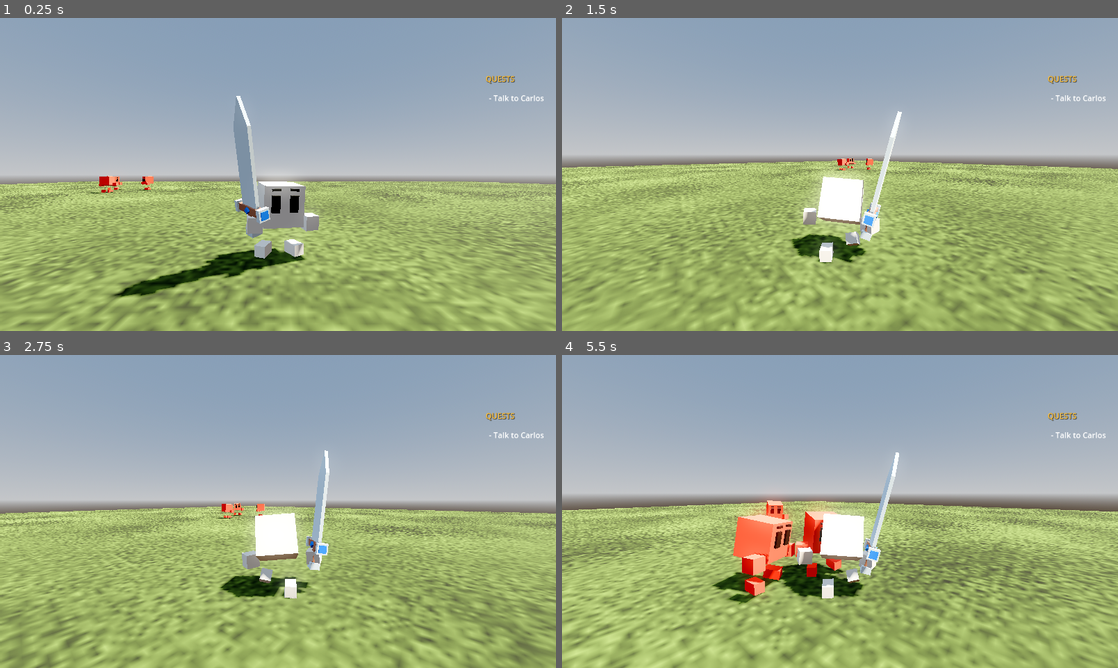
Above: before the commit, frames 1-4 (two rows, left to right).
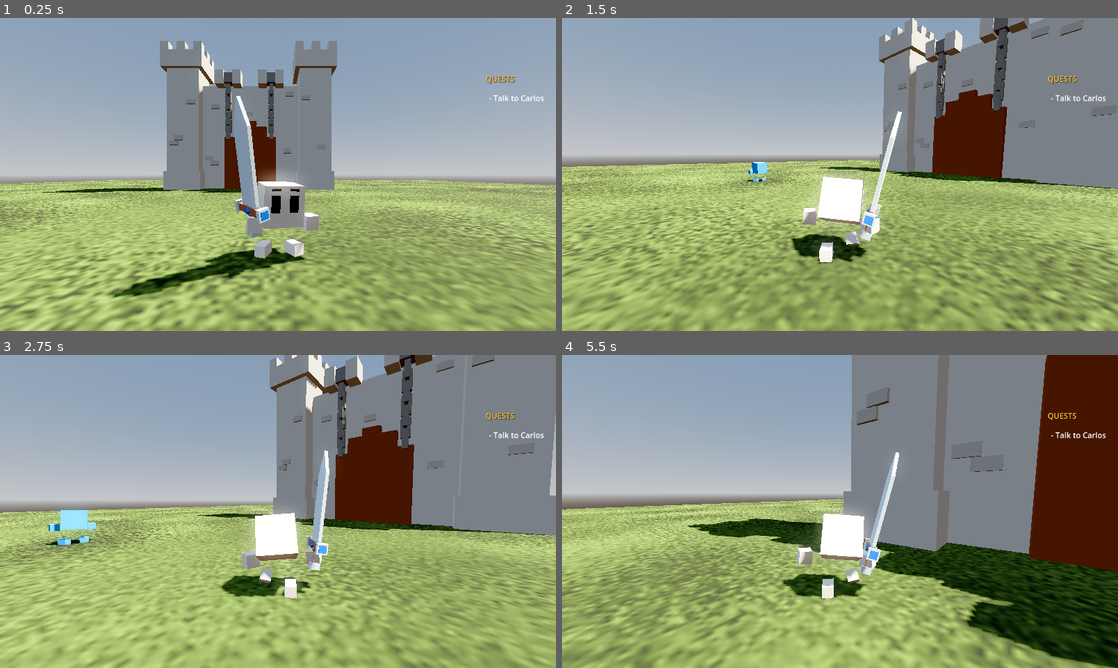
Above: after the commit, the same moments.

Repository: RafaelSPBarbosa/rpg-game-01
Game: Godot game, scene res://scenes/main.tscn
The game is run twice, just before and just after one commit, with the same random seed, the same clock (stepped at 60 frames per second) and the same inputs.
Inputs (mouse positions are in pixels of both pictures, inside the frame that each line leads up to):
- Up to frame 1 (0.25 s): no input
- Up to frame 2 (1.5 s): move the mouse to (962, 158) at 0.52 s; press the mouse at (962, 158) at 0.53 s; hold D (move_right) 0.53-1.28 s; tap E (interact) at 0.8, 1.35 s; move the mouse to (812, 174) at 1.27 s; release the mouse at (812, 174) at 1.28 s; hold W (move_forward) from 1.28 s (still down)
- Up to frame 3 (2.75 s): keep holding W (move_forward); click (250, 511) at 1.55 s; move the mouse to (289, 505) at 2.02 s; press the mouse at (289, 505) at 2.03 s; tap E (interact) at 2.3 s
- Up to frame 4 (5.5 s): keep holding W (move_forward); move the mouse to (834, 517) at 2.77 s; release the mouse at (834, 517) at 2.78 s; tap E (interact) at 2.85, 3.8, 4.35, 5.3 s; click (834, 517) at 3.05 s; move the mouse to (878, 514) at 3.52 s; press the mouse at (878, 514) at 3.53 s; move the mouse to (795, 508) at 4.27 s; release the mouse at (795, 508) at 4.28 s; click (795, 508) at 4.55 s; move the mouse to (845, 511) at 5.02 s; press the mouse at (845, 511) at 5.03 s

The runs differ from the first frame. In frame 1, 31% of the frame differs, in the area x 0-100%, y 7-100%; in frame 2, 40%; in frame 3, 44%; in frame 4, 57%, in the area x 0-100%, y 0-100%.

Commit message:
Added Gate

Diff:
--- /dev/null
+++ b/Scripts/Levels/Animatable_Structure.gd
@@ -0,0 +1,10 @@
+extends Node3D
+class_name Animatable_Structure
+
+@onready var animation_player = $AnimationPlayer
+@export var animation_name: String = ""
+@onready var sound = $Sound
+
+func play():
+	animation_player.play(animation_name)
+	sound.play()
--- a/Scripts/NPCs/villager.gd
+++ b/Scripts/NPCs/villager.gd
@@ -14,6 +14,7 @@
 
 @export var next_villager: Node3D = null
 @export var start_enabled: bool = true
+@export var animatable_structure: Animatable_Structure = null
 
 @export var lines: Array[String] = []
 @onready var cur_line := 0
@@ -72,6 +73,8 @@
 				UI.instance.dialog_panel.end()
 				if quest != "":
 					UI.instance.quests.change_quest(quest)
+				if animatable_structure != null:
+					animatable_structure.play()
 				if next_villager != null:
 					next_villager.set_process(true)
 					next_villager.set_physics_process(true)
--- /dev/null
+++ b/Sources/Meshes/Level/Village/Gate/gate_animation_library.tres
@@ -0,0 +1,10 @@
+[gd_resource type="AnimationLibrary" load_steps=3 format=3 uid="uid://bnn8m8qjxv4a0"]
+
+[ext_resource type="Animation" uid="uid://bd30w8m4o6bgo" path="res://Sources/Meshes/Level/Village/Gate/gate_open.tres" id="1_vweiw"]
+[ext_resource type="Animation" uid="uid://bdsifpamny5m3" path="res://Sources/Meshes/Level/Village/Gate/gate_close.tres" id="2_0scua"]
+
+[resource]
+_data = {
+&"gate_close": ExtResource("2_0scua"),
+&"gate_open": ExtResource("1_vweiw")
+}
--- /dev/null
+++ b/Sources/Meshes/Level/Village/Gate/gate_close.tres
@@ -0,0 +1,3 @@
+[gd_resource type="Animation" format=3 uid="uid://bdsifpamny5m3"]
+
+[resource]
--- /dev/null
+++ b/Sources/Meshes/Level/Village/Gate/gate_open.tres
@@ -0,0 +1,25 @@
+[gd_resource type="Animation" format=3 uid="uid://bd30w8m4o6bgo"]
+
+[resource]
+length = 3.0
+tracks/0/type = "position_3d"
+tracks/0/imported = false
+tracks/0/enabled = true
+tracks/0/path = NodePath("Door")
+tracks/0/interp = 2
+tracks/0/loop_wrap = true
+tracks/0/keys = PackedFloat32Array(0, 1, 0, 1.16896, 0, 2.66667, 1, 0, 4.16899, 0, 2.96667, 1, 0, 5.62691, 0)
+tracks/1/type = "scale_3d"
+tracks/1/imported = false
+tracks/1/enabled = true
+tracks/1/path = NodePath("Chains")
+tracks/1/interp = 2
+tracks/1/loop_wrap = true
+tracks/1/keys = PackedFloat32Array(0, 1, 100, 100, 123.232, 2.63333, 1, 100, 100, 63.8949, 2.93333, 1, 100, 100, 38.0823)
+tracks/2/type = "position_3d"
+tracks/2/imported = false
+tracks/2/enabled = true
+tracks/2/path = NodePath("Door/AnimatableBody3D/CollisionShape3D")
+tracks/2/interp = 1
+tracks/2/loop_wrap = true
+tracks/2/keys = PackedFloat32Array(0, 1, -4.65661e-10, 0.00706336, 0.0276343, 2.96667, 1, -4.65661e-10, 0.00706336, 0.098473)
--- a/scenes/main.tscn
+++ b/scenes/main.tscn
@@ -1,12 +1,16 @@
-[gd_scene load_steps=36 format=3 uid="uid://c56eo8bxo8rfm"]
+[gd_scene load_steps=44 format=3 uid="uid://c56eo8bxo8rfm"]
 
 [ext_resource type="Material" uid="uid://bbpq7sqphowlw" path="res://Sources/Materials/gray.tres" id="1_o5qli"]
 [ext_resource type="Material" uid="uid://j4c4es30vthd" path="res://Sources/Materials/grass.tres" id="2_0wfyh"]
 [ext_resource type="AudioStream" uid="uid://d1qrcvspy4gn3" path="res://Sources/Audio/forest-ambience.mp3" id="2_jkv2x"]
 [ext_resource type="AudioStream" uid="uid://cvemset3trwte" path="res://Sources/Music/music-cozy.mp3" id="3_jbj1t"]
 [ext_resource type="Script" uid="uid://b03io5xk8qkyb" path="res://Scripts/Player/Player.gd" id="3_jyhfs"]
+[ext_resource type="PackedScene" uid="uid://cdw13eeqsc3qx" path="res://Sources/Meshes/Level/Village/Gate/Gate.fbx" id="4_pm3ni"]
 [ext_resource type="Script" uid="uid://ck0jeoayjtnu7" path="res://Scripts/Player/PlayerMovement.gd" id="4_tbgi4"]
 [ext_resource type="Script" uid="uid://c1gfibua1ldhh" path="res://Scripts/Player/PlayerCamera.gd" id="4_tefeu"]
+[ext_resource type="Script" uid="uid://dedqvle1m0htc" path="res://Scripts/Levels/Animatable_Structure.gd" id="5_og1vs"]
+[ext_resource type="AnimationLibrary" uid="uid://bnn8m8qjxv4a0" path="res://Sources/Meshes/Level/Village/Gate/gate_animation_library.tres" id="5_y6deb"]
+[ext_resource type="AudioStream" uid="uid://k0npbjbm383b" path="res://Sources/Audio/gate-open.mp3" id="7_2wyq8"]
 [ext_resource type="PackedScene" uid="uid://5dbt6htr12sg" path="res://Sources/Meshes/Weapons/Swords/Sword_Basic.fbx" id="7_choun"]
 [ext_resource type="Script" uid="uid://xnn6yc5vklyr" path="res://Scripts/character_skin.gd" id="7_o6xl0"]
 [ext_resource type="Script" uid="uid://c5a22yp7mejn0" path="res://Scripts/Player/PlayerCombat.gd" id="8_85g3d"]
@@ -28,6 +32,41 @@
 [sub_resource type="BoxShape3D" id="BoxShape3D_tefeu"]
 size = Vector3(1, 0.001, 1)
 
+[sub_resource type="BoxShape3D" id="BoxShape3D_og1vs"]
+size = Vector3(0.0606982, 0.0425195, 0.185)
+
+[sub_resource type="BoxShape3D" id="BoxShape3D_2wyq8"]
+size = Vector3(0.058, 0.00981714, 0.075667)
+
+[sub_resource type="Animation" id="Animation_y6deb"]
+length = 0.001
+tracks/0/type = "position_3d"
+tracks/0/imported = false
+tracks/0/enabled = true
+tracks/0/path = NodePath("Door")
+tracks/0/interp = 1
+tracks/0/loop_wrap = true
+tracks/0/keys = PackedFloat32Array(0, 1, 0, 1.16896, 0)
+tracks/1/type = "scale_3d"
+tracks/1/imported = false
+tracks/1/enabled = true
+tracks/1/path = NodePath("Chains")
+tracks/1/interp = 1
+tracks/1/loop_wrap = true
+tracks/1/keys = PackedFloat32Array(0, 1, 100, 100, 123.232)
+tracks/2/type = "position_3d"
+tracks/2/imported = false
+tracks/2/enabled = true
+tracks/2/path = NodePath("Door/AnimatableBody3D/CollisionShape3D")
+tracks/2/interp = 1
+tracks/2/loop_wrap = true
+tracks/2/keys = PackedFloat32Array()
+
+[sub_resource type="AnimationLibrary" id="AnimationLibrary_og1vs"]
+_data = {
+&"RESET": SubResource("Animation_y6deb")
+}
+
 [sub_resource type="ProceduralSkyMaterial" id="ProceduralSkyMaterial_sgp6g"]
 sun_curve = 0.409812
 
@@ -112,6 +151,46 @@
 playback_type = 1
 parameters/looping = true
 
+[node name="Village" type="Node3D" parent="Game_CanvasLayer/World"]
+
+[node name="Gate" parent="Game_CanvasLayer/World/Village" instance=ExtResource("4_pm3ni")]
+transform = Transform3D(-1, 0, 8.74228e-08, 0, 1, 0, -8.74228e-08, 0, -1, -0.298789, -0.176333, -5.06144)
+script = ExtResource("5_og1vs")
+animation_name = "gate_animation_library/gate_open"
+
+[node name="StaticBody3D" type="StaticBody3D" parent="Game_CanvasLayer/World/Village/Gate/Structure" index="0"]
+
+[node name="CollisionShape3D" type="CollisionShape3D" parent="Game_CanvasLayer/World/Village/Gate/Structure/StaticBody3D"]
+transform = Transform3D(1, 2.13163e-14, 8.47033e-22, -4.9738e-14, 1, -2.84217e-14, -4.23516e-20, 2.84217e-14, 1, 0.0606705, -0.000971306, 0.0813824)
+shape = SubResource("BoxShape3D_og1vs")
+
+[node name="CollisionShape3D2" type="CollisionShape3D" parent="Game_CanvasLayer/World/Village/Gate/Structure/StaticBody3D"]
+transform = Transform3D(1, 2.13163e-14, 8.47033e-22, -4.9738e-14, 1, -2.84217e-14, -4.23516e-20, 2.84217e-14, 1, -0.061, -0.001, 0.081)
+shape = SubResource("BoxShape3D_og1vs")
+
+[node name="Door" parent="Game_CanvasLayer/World/Village/Gate" index="1"]
+transform = Transform3D(100, 0, 0, 0, -1.19209e-05, 100, 0, -100, -1.19209e-05, 0, 1.16896, 0)
+
+[node name="AnimatableBody3D" type="AnimatableBody3D" parent="Game_CanvasLayer/World/Village/Gate/Door" index="0"]
+
+[node name="CollisionShape3D" type="CollisionShape3D" parent="Game_CanvasLayer/World/Village/Gate/Door/AnimatableBody3D"]
+transform = Transform3D(1, 4.9738e-14, 3.11708e-19, -4.9738e-14, 1, -9.23706e-14, -5.72594e-19, 9.23706e-14, 1, 0, 0, 0)
+shape = SubResource("BoxShape3D_2wyq8")
+
+[node name="Chains" parent="Game_CanvasLayer/World/Village/Gate" index="2"]
+transform = Transform3D(100, 0, 0, 0, -4.37114e-06, -123.232, 0, 100, -5.38664e-06, -5.96046e-08, 12.0901, -0.830961)
+
+[node name="AnimationPlayer" type="AnimationPlayer" parent="Game_CanvasLayer/World/Village/Gate"]
+libraries = {
+&"": SubResource("AnimationLibrary_og1vs"),
+&"gate_animation_library": ExtResource("5_y6deb")
+}
+
+[node name="Sound" type="AudioStreamPlayer3D" parent="Game_CanvasLayer/World/Village/Gate"]
+transform = Transform3D(-1, 0, -8.74228e-08, 0, 1, 0, 8.74228e-08, 0, -1, -0.298789, 0.176333, -5.06144)
+stream = ExtResource("7_2wyq8")
+volume_db = -20.0
+
 [node name="WorldEnvironment" type="WorldEnvironment" parent="Game_CanvasLayer"]
 environment = SubResource("Environment_0wfyh")
 
@@ -124,6 +203,7 @@
 shadow_blur = 3.136
 
 [node name="Player" type="Node3D" parent="Game_CanvasLayer"]
+transform = Transform3D(1, 0, 0, 0, 1, 0, 0, 0, 1, 2.83856, 0, 14.4389)
 script = ExtResource("3_jyhfs")
 
 [node name="CameraPivot" type="Node3D" parent="Game_CanvasLayer/Player"]
@@ -153,14 +233,18 @@
 script = ExtResource("7_o6xl0")
 
 [node name="Skeleton3D" parent="Game_CanvasLayer/Player/Body/Skin/character/Armature" index="0"]
-bones/1/rotation = Quaternion(0.0365303, 0.059433, -0.0103999, 0.997509)
-bones/10/position = Vector3(0.0141904, 0.000879026, 0.00433575)
-bones/10/rotation = Quaternion(-0.382031, 0.504157, 0.615394, -0.470286)
-bones/12/position = Vector3(-0.0136084, 0.000903085, 0.00478483)
-bones/12/rotation = Quaternion(0.42548, 0.535367, 0.586126, 0.434517)
+bones/1/rotation = Quaternion(0.00692864, 0.00109472, 0.00390694, 0.999968)
+bones/6/rotation = Quaternion(0.138134, -0.136948, 0.673818, 0.712834)
+bones/10/position = Vector3(0.0148849, 0.000862168, 0.00382975)
+bones/10/rotation = Quaternion(-0.343311, 0.474927, 0.637937, -0.499618)
+bones/12/position = Vector3(-0.0137516, 0.000905049, 0.00469427)
+bones/12/rotation = Quaternion(0.425564, 0.534992, 0.586118, 0.434907)
+bones/14/rotation = Quaternion(1.34663e-25, -3.76895e-09, -8.73115e-10, 1)
+bones/16/rotation = Quaternion(-0.172955, 0.534022, 0.682616, -0.467914)
+bones/18/rotation = Quaternion(0.172955, 0.534022, 0.682616, 0.467914)
 
 [node name="BoneAttachment3D" type="BoneAttachment3D" parent="Game_CanvasLayer/Player/Body/Skin/character/Armature/Skeleton3D" index="1"]
-transform = Transform3D(-0.230269, 0.0628684, 0.971094, -0.133387, -0.990531, 0.0324978, 0.963942, -0.122048, 0.236474, -0.012923, -0.00642685, 0.0174244)
+transform = Transform3D(-0.266944, -0.0518435, 0.962317, -0.0474509, -0.996634, -0.0668552, 0.962543, -0.0635093, 0.263585, -0.0137476, -0.00473572, 0.0173876)
 bone_name = "Hand.R"
 bone_idx = 12
 
@@ -217,7 +301,7 @@
 skeleton = NodePath("../..")
 
 [node name="Imp_Camp_01" type="Node3D" parent="Game_CanvasLayer" node_paths=PackedStringArray("villager_to_disable", "villager_to_enable")]
-transform = Transform3D(1, 0, 0, 0, 1, 0, 0, 0, 1, -15.7541, 0, -16.3523)
+transform = Transform3D(1, 0, 0, 0, 1, 0, 0, 0, 1, -18.5838, 0, -25.1238)
 script = ExtResource("16_jscy8")
 quest_on_clear = "Return to Carlos"
 villager_to_disable = NodePath("../Villager_Carlos/Villager_Carlos_02")
@@ -225,35 +309,21 @@
 
 [node name="Imp_01" parent="Game_CanvasLayer/Imp_Camp_01" instance=ExtResource("9_85g3d")]
 transform = Transform3D(0.707107, 0, -0.707107, 0, 1, 0, 0.707107, 0, 0.707107, 2.23387, -4.76837e-07, -0.794012)
-health = 100.0
-max_health = 100.0
-move_speed = 5.0
-damage = 25.0
-attack_cooldown = 2
 
 [node name="Imp_02" parent="Game_CanvasLayer/Imp_Camp_01" instance=ExtResource("9_85g3d")]
 transform = Transform3D(0.5, 0, 0.866025, 0, 1, 0, -0.866025, 0, 0.5, -1.45643, -2.38419e-07, -0.785412)
-health = 100.0
-max_health = 100.0
-move_speed = 5.0
-damage = 25.0
-attack_cooldown = 2
 
 [node name="Imp_03" parent="Game_CanvasLayer/Imp_Camp_01" instance=ExtResource("9_85g3d")]
 transform = Transform3D(-1, 0, -1.19209e-07, 0, 1, 0, 1.19209e-07, 0, -1, 0.623571, -2.38419e-07, 2.40979)
-health = 100.0
-max_health = 100.0
-move_speed = 5.0
-damage = 25.0
-attack_cooldown = 2
 
 [node name="Villager_Carlos" type="Node3D" parent="Game_CanvasLayer"]
-transform = Transform3D(-0.714668, 0, 0.699464, 0, 1, 0, -0.699464, 0, -0.714668, -7.89747, 0, 11.8138)
-
-[node name="Villager_Carlos_01" parent="Game_CanvasLayer/Villager_Carlos" node_paths=PackedStringArray("next_villager") instance=ExtResource("17_muem4")]
+transform = Transform3D(0.0664826, 0, -0.997788, 0, 1, 0, 0.997788, 0, 0.0664826, -7.89747, 0, 11.8138)
+
+[node name="Villager_Carlos_01" parent="Game_CanvasLayer/Villager_Carlos" node_paths=PackedStringArray("next_villager", "animatable_structure") instance=ExtResource("17_muem4")]
 transform = Transform3D(1, 0, 0, 0, 1, 0, 0, 0, 1, 0, 0, 0)
 display_name = "Carlos"
 next_villager = NodePath("../Villager_Carlos_02")
+animatable_structure = NodePath("../../World/Village/Gate")
 lines = Array[String](["Hello adventurer, I would greatly appreciate your help!", "Imps have built a camp near our village...", "Could you do us a favor and clear them out?", "Thank you!"])
 quest = "Clear out the nearby imp camp"
 
@@ -390,4 +460,5 @@
 [connection signal="area_entered" from="Game_CanvasLayer/Player/Body/Area3D" to="Game_CanvasLayer/Player/Body/Skin/character/PlayerCombat" method="_on_area_3d_area_entered"]
 [connection signal="area_exited" from="Game_CanvasLayer/Player/Body/Area3D" to="Game_CanvasLayer/Player/Body/Skin/character/PlayerCombat" method="_on_area_3d_area_exited"]
 
+[editable path="Game_CanvasLayer/World/Village/Gate"]
 [editable path="Game_CanvasLayer/Player/Body/Skin/character"]
Not shown, added: Scripts/Levels/Animatable_Structure.gd.uid
Not shown, added: Sources/Audio/gate-open.mp3.import
Binary file added: Sources/Meshes/Level/Village/Gate/Gate.fbx
Not shown, added: Sources/Meshes/Level/Village/Gate/Gate.fbx.import
Not shown, added: Sources/Audio/gate-open.mp3
